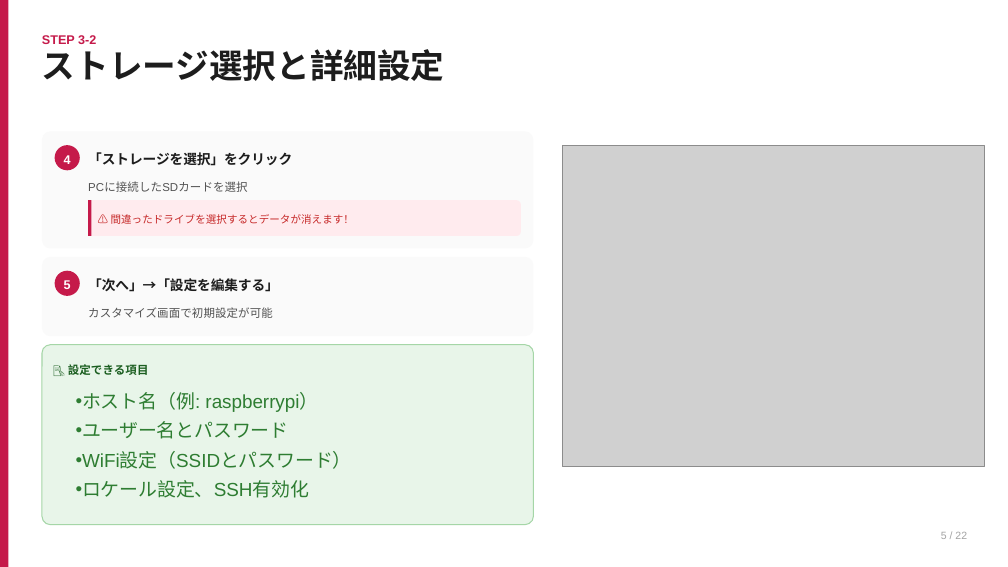
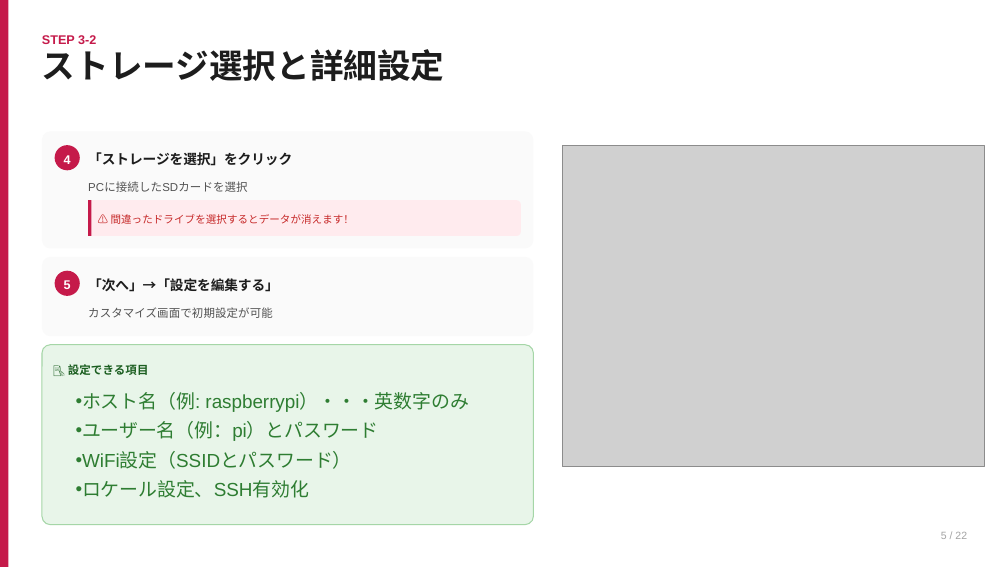
Before and after one commit to GMSTechJP/gmstechjp.github.io, a slide deck: slide 5 of reference/Raspiセットアップガイド.pptx. Drawn at 1008x567 pixels with LibreOffice and Linux fonts; fonts in the diff are those of the drawing; grey boxes stand for pictures. Boxes give left, top, right and bottom in pixels: in the first picture for what was removed or moved away, otherwise in the second. Text is boxed around its words. In the diff, an @@ line names an element or a change of style, - is before the commit and + after.

```diff
--- a/reference/Raspiセットアップガイド.pptx
+++ b/reference/Raspiセットアップガイド.pptx
@@ text at box(82, 392, 468, 441): text changed @@
-• ホスト名（例: raspberrypi）
-• ユーザー名とパスワード
+• ホスト名（例: raspberrypi）・・・英数字のみ
+• ユーザー名（例：pi）とパスワード
```
Also in this commit, not shown: 2 other slides changed.
